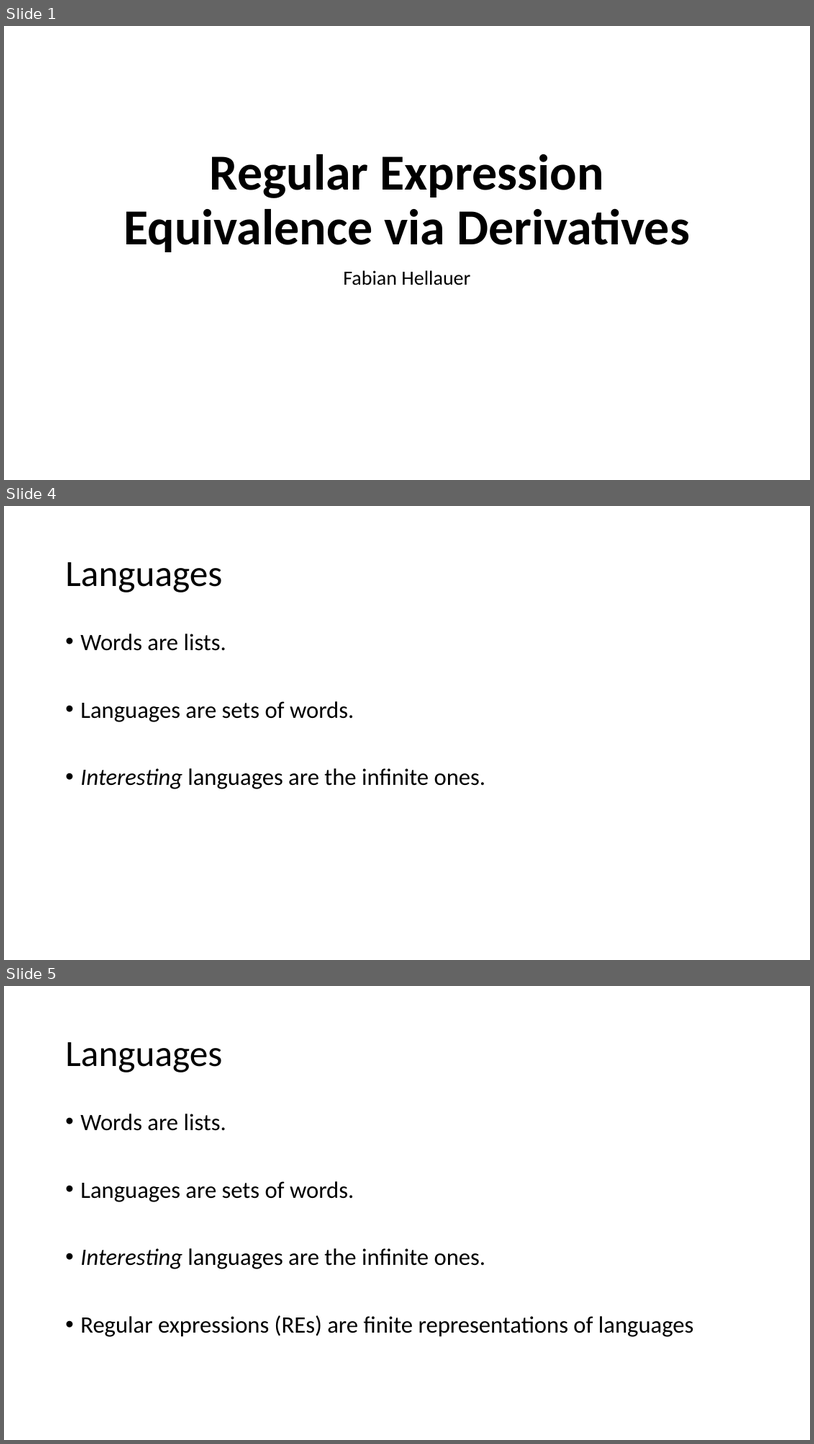
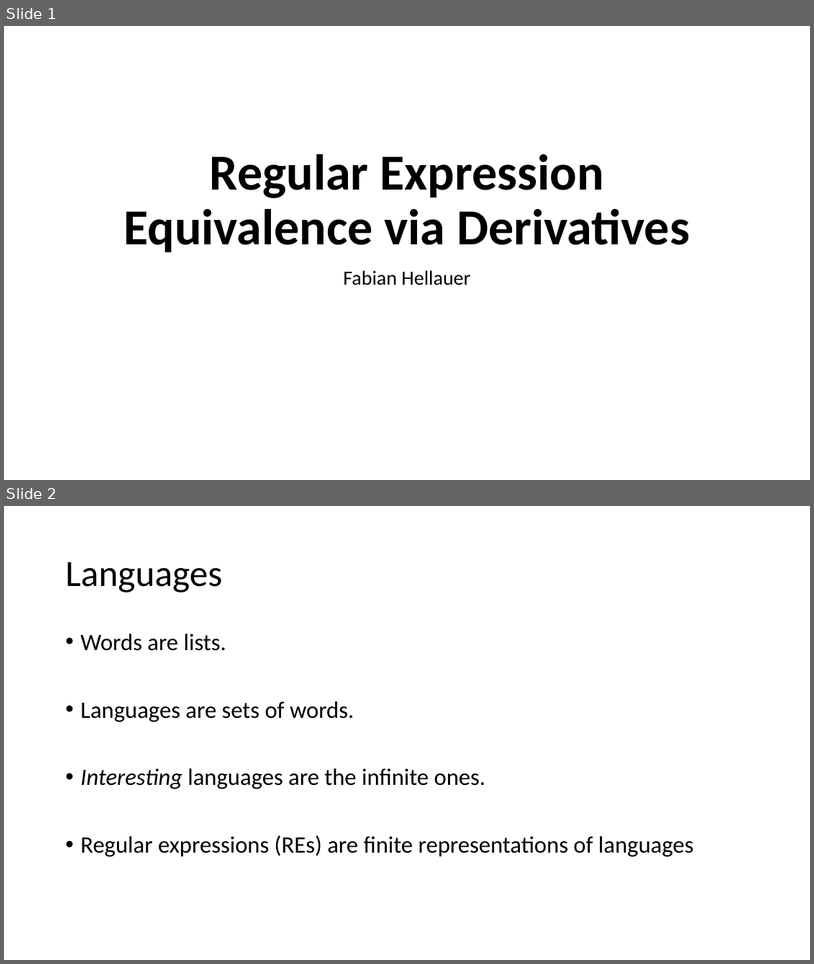
Before and after one commit to Helli/fds_seminar, a slide deck: slides.pptx. Shown one above the other, each under a label of ours: slides 1, 4 and 5 before the commit, slides 1 and 2 after it; the slides between them are not shown. The pictures are 814x1444 and 814x964 pixels, drawn with LibreOffice and Linux fonts; fonts in the diff are those of the drawing. Boxes give left, top, right and bottom in pixels: in the first picture for what was removed or moved away, otherwise in the second. Text is boxed around its words. In the diff, an @@ line names an element or a change of style, - is before the commit and + after.

```diff
--- a/slides.pptx
+++ b/slides.pptx
@@ slide 4 removed at box(4, 506, 810, 960), background #FFFFFF @@
@@ title removed at box(65, 562, 222, 592) @@
-Languages
@@ text removed at box(80, 633, 486, 789) @@
-• Words are lists.
-• Languages are sets of words.
-• Interesting languages are the infinite ones.
@@ what was slide 5 is now slide 2 @@
```
Also in this commit, not shown: 1 slide changed, 24 other slides removed, 1 other file.
